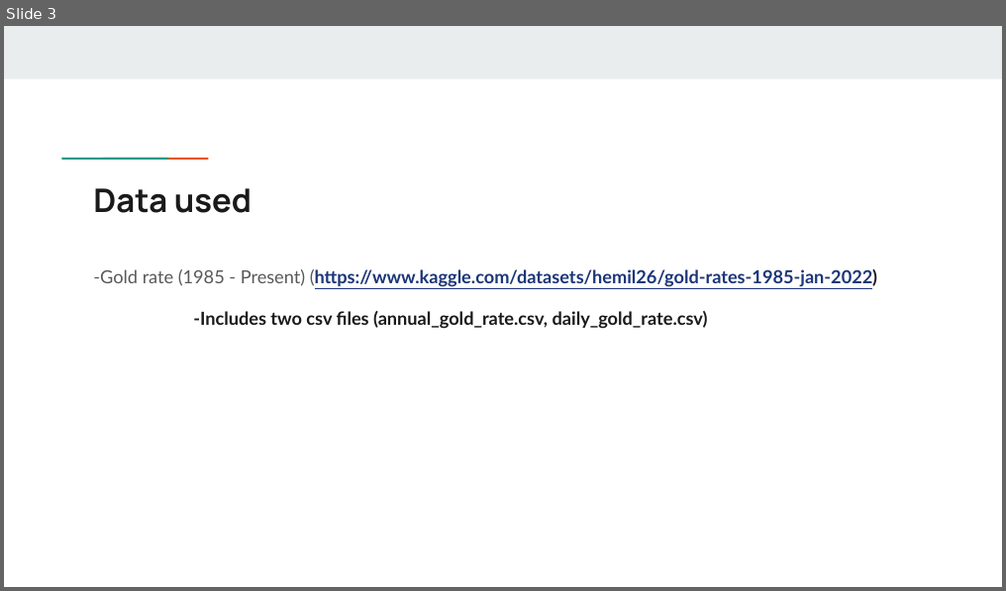
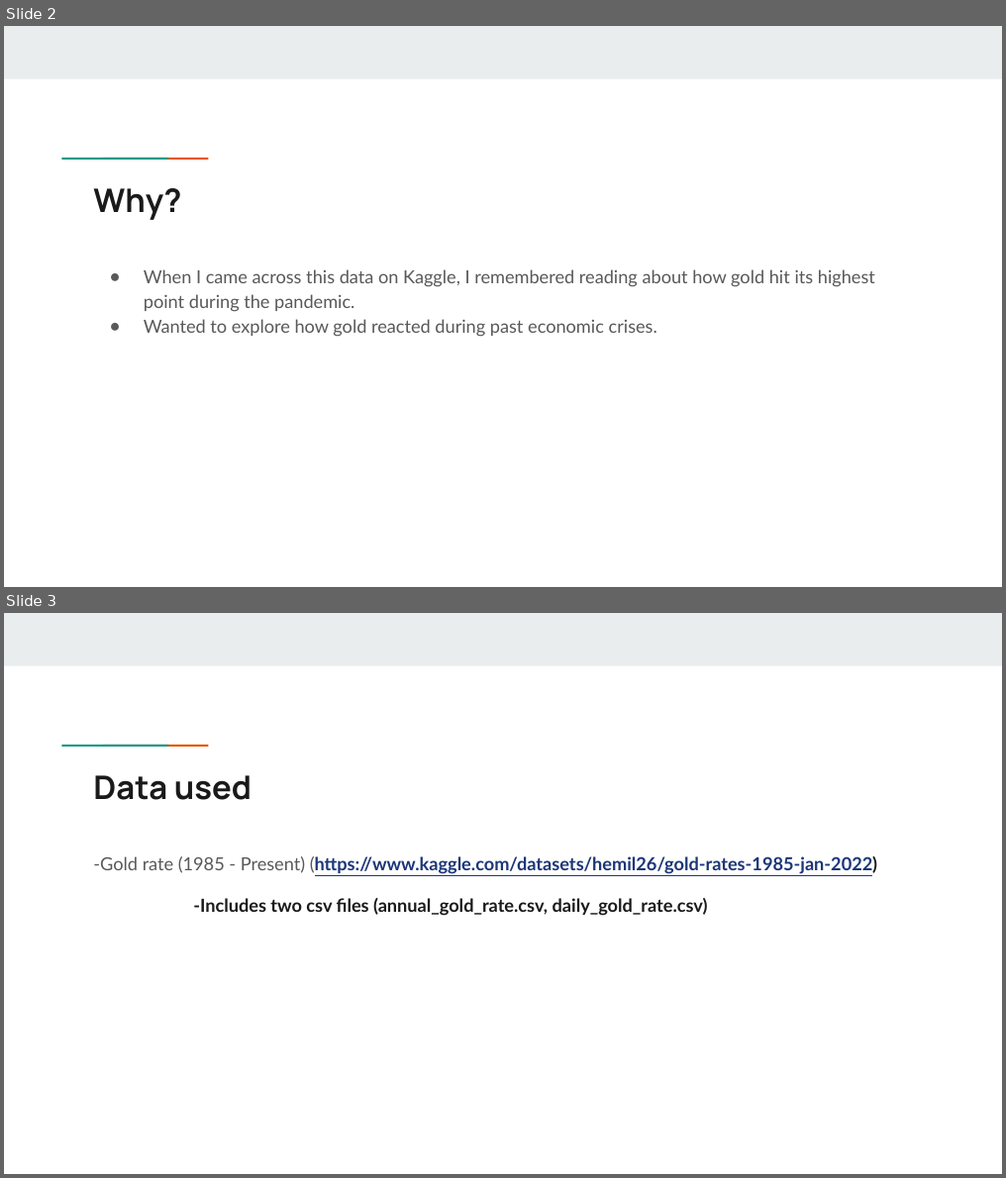
Before and after one commit to jkhy0508/Python_Gold_Rates, a slide deck: Gold Rates_Python Project.pptx. Shown one above the other, each under a label of ours: slide 3 before the commit, slides 2 and 3 after it. The pictures are 1006x591 and 1006x1178 pixels, drawn with LibreOffice and Linux fonts; fonts in the diff are those of the drawing. Boxes give left, top, right and bottom in pixels: in the first picture for what was removed or moved away, otherwise in the second. Text is boxed around its words. In the diff, an @@ line names an element or a change of style, - is before the commit and + after.

```diff
--- a/Gold Rates_Python Project.pptx
+++ b/Gold Rates_Python Project.pptx
@@ slide 2 added at [4, 26, 1002, 587], background #FFFFFF; not listed: 3 template elements that a slide beside it also shows @@
@@ title added at [93, 188, 181, 220], 23.4 pt, text #1A1A1A, bold @@
+Why?
@@ text added at [144, 270, 875, 337], 13 pt, text #595959 @@
+● When I came across this data on Kaggle, I remembered reading about how gold hit its highest point during the pandemic.
+● Wanted to explore how gold reacted during past economic crises.
```
Also in this commit, not shown: 3 slides changed, 1 slide removed.
